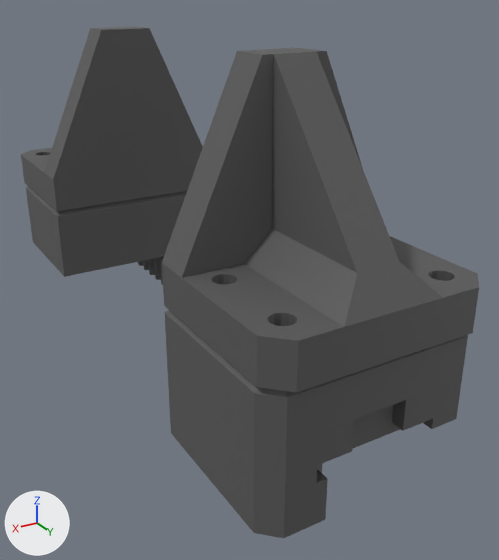
A saved change to the glTF model docs/assets/models/ssg48/jaws_pinch.glb.
Both versions are drawn from a camera (50 mm lens) standing at (0.048, 0.0989, 0.0484) and looking at (-0.0057, 0.0094, 0.0037). The axes (+X, +Y, +Z) are drawn at lower left. The lights are the same throughout. The picture after the commit comes second. Where no turn or scale is listed for an object, it has been applied to the vertices.

Script lines for the objects in view, before the commit:
```python
me_jaw1 = bpy.data.meshes.new('jaw1')
me_jaw1.from_pydata(...)  # 600 vertices, 1224 faces; spans x -0.0157..0.0157, y 0.0235..0.0495, z -0.0099..0.041
me_jaw1.materials.append(mat_material_0)  # dark grey #5a5a5a
me_jaw2 = bpy.data.meshes.new('jaw2')
me_jaw2.from_pydata(...)  # 600 vertices, 1224 faces; spans x -0.0157..0.0157, y -0.0495..-0.0235, z -0.0099..0.041
me_jaw2.materials.append(mat_material_0)  # dark grey #5a5a5a
ob_jaw1 = bpy.data.objects.new('jaw1', me_jaw1)
ob_jaw1.location = (0.0, 0.0, 0.0)
ob_jaw2 = bpy.data.objects.new('jaw2', me_jaw2)
ob_jaw2.location = (0.0, 0.0, 0.0)
```
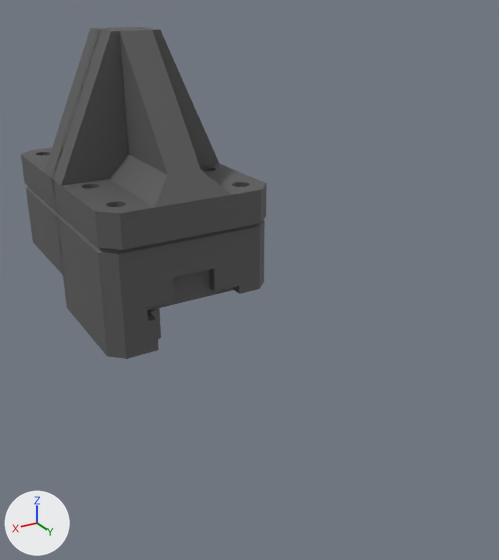
The newer file is also turned or shifted as a whole; pictures and numbers use the older file's frame.

The edits, one by one:
me_jaw1 is used by ob_jaw1; location (0.0, 0.0, 0.0).
me_jaw1 had 600 vertices, 1224 faces and spanned x -0.0157..0.0157, y 0.0235..0.0495, z -0.0099..0.041.
me_jaw1 now has 600 vertices, 1224 faces and spans x -0.0157..0.0157, y -0.0245..0.0015, z -0.0099..0.041.
me_jaw1 part 1: the whole mesh is moved by (0.0, -0.048, 0.0).

Boxes (x1, y1, x2, y2) around the edits, measured in the pictures (499 x 560 px):
'jaw1', moved
    before: (162, 47, 479, 538)
    after: (52, 28, 267, 359)
'jaw2', unchanged, covered by the edit
    before: (21, 27, 203, 285)
    after: (21, 27, 144, 275)
